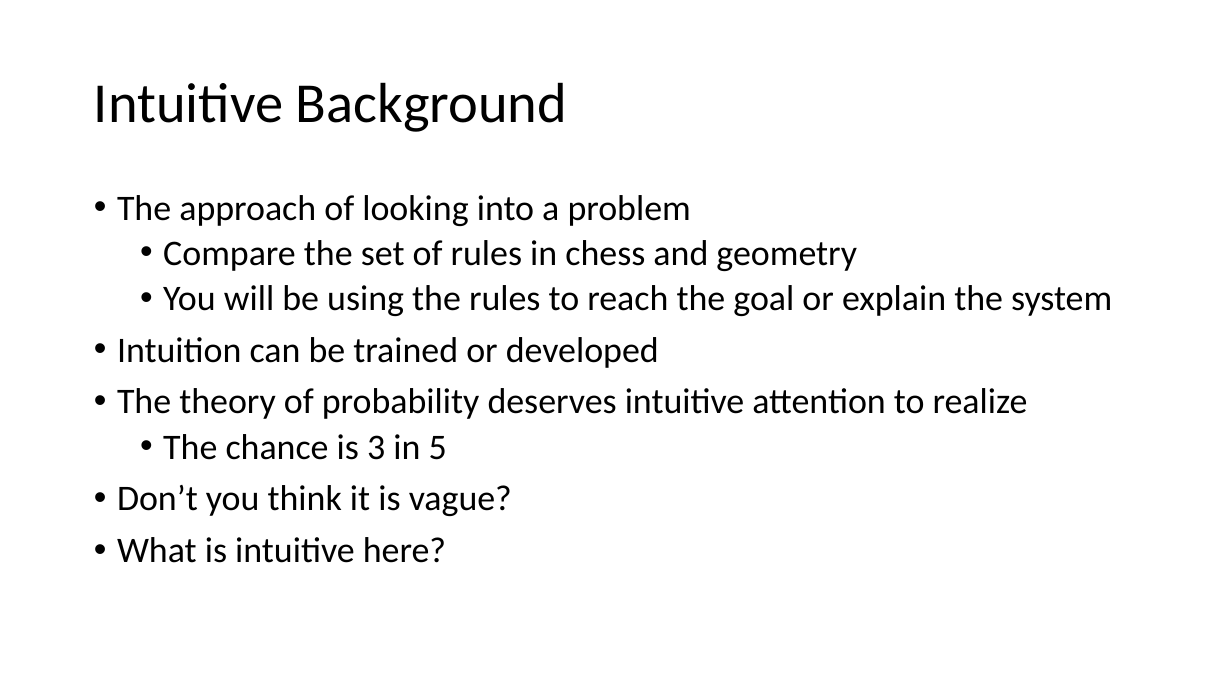
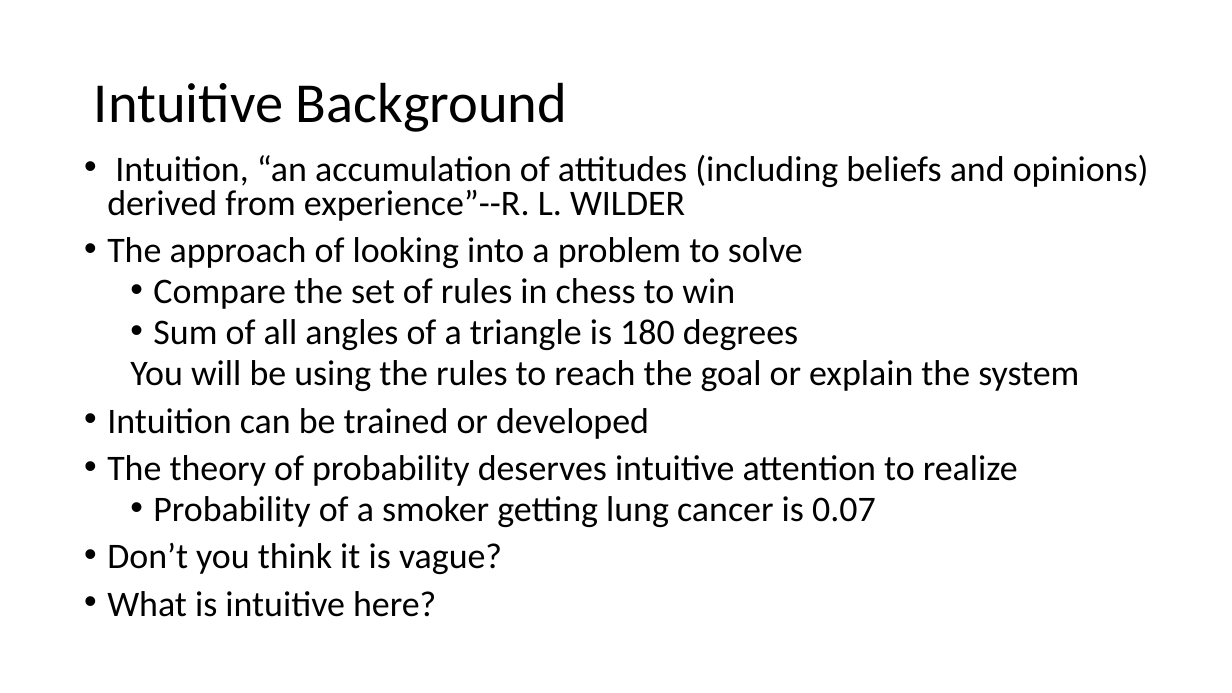
Before and after one commit to yushuf/TeamBeta, a slide deck: slide 12 of Presentation.pptx. Drawn at 1232x693 pixels with LibreOffice and Linux fonts; fonts in the diff are those of the drawing. Boxes give left, top, right and bottom in pixels: in the first picture for what was removed or moved away, otherwise in the second. Text is boxed around its words. In the diff, an @@ line names an element or a change of style, - is before the commit and + after.

```diff
--- a/Presentation.pptx
+++ b/Presentation.pptx
@@ text "Intuition, “an accumulation of attitudes ...": place and size @@
-text "Intuition, “an accumulation of attitudes ..." at <box>117,195,1112,563</box>
+text "Intuition, “an accumulation of attitudes ..." at <box>107,155,1149,617</box>
@@ text at <box>107,155,1149,350</box>: text changed @@
-• The approach of looking into a problem
-  • Compare the set of rules in chess and geometry
+• Intuition, “an accumulation of attitudes (including beliefs and opinions) derived from experience”--R. L. WILDER
+• The approach of looking into a problem to solve
+  • Compare the set of rules in chess to win
+  • Sum of all angles of a triangle is 180 degrees
@@ text at <box>107,360,1079,617</box>: bullet • to none; line spacing 0.9 to 0.8 @@
@@ text at <box>153,496,876,527</box>: text changed @@
-  • The chance is 3 in 5
+  • Probability of a smoker getting lung cancer is 0.07
```
Also in this commit, not shown: 4 other slides changed, 8 slides added, 4 slides removed.
